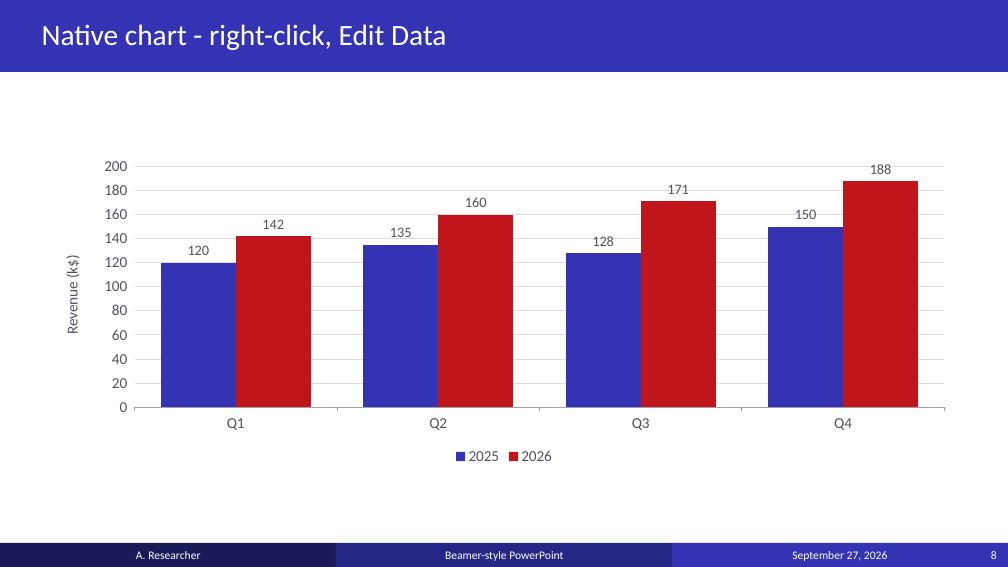
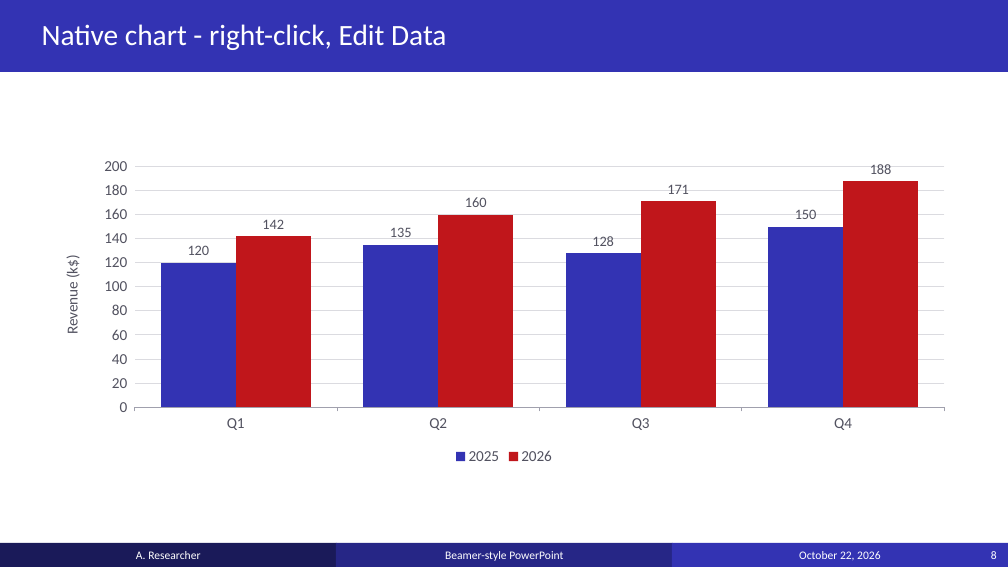
Before and after one commit to anoted/ppt-templated, a slide deck: slide 8 of examples/example_deck.pptx. Drawn at 1008x567 pixels with LibreOffice and Linux fonts; fonts in the diff are those of the drawing. Boxes give left, top, right and bottom in pixels: in the first picture for what was removed or moved away, otherwise in the second. Text is boxed around its words. In the diff, an @@ line names an element or a change of style, - is before the commit and + after.

```diff
--- a/examples/example_deck.pptx
+++ b/examples/example_deck.pptx
@@ text in rectangle at (x1=799, y1=551, x2=880, y2=560): text changed @@
-September 27, 2026
+October 22, 2026
```
Also in this commit, not shown: 19 other slides changed, 4 slides added, 1 slide removed, 17 other files.
